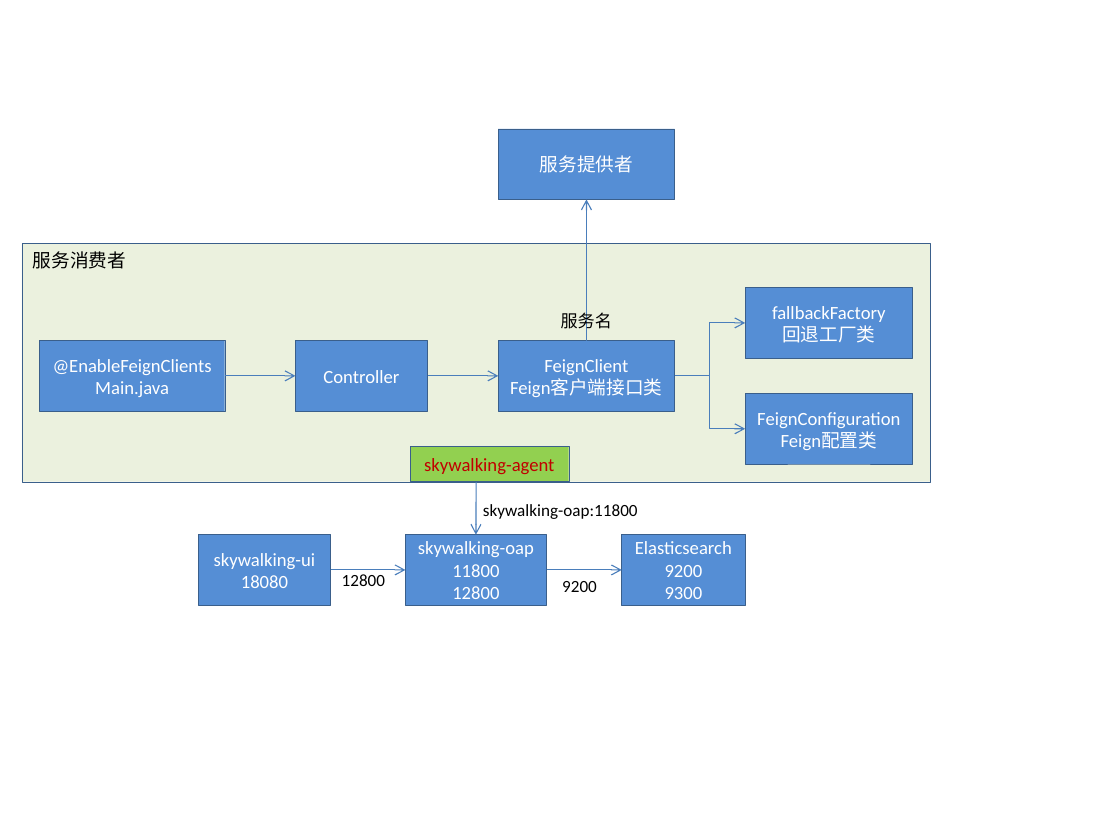
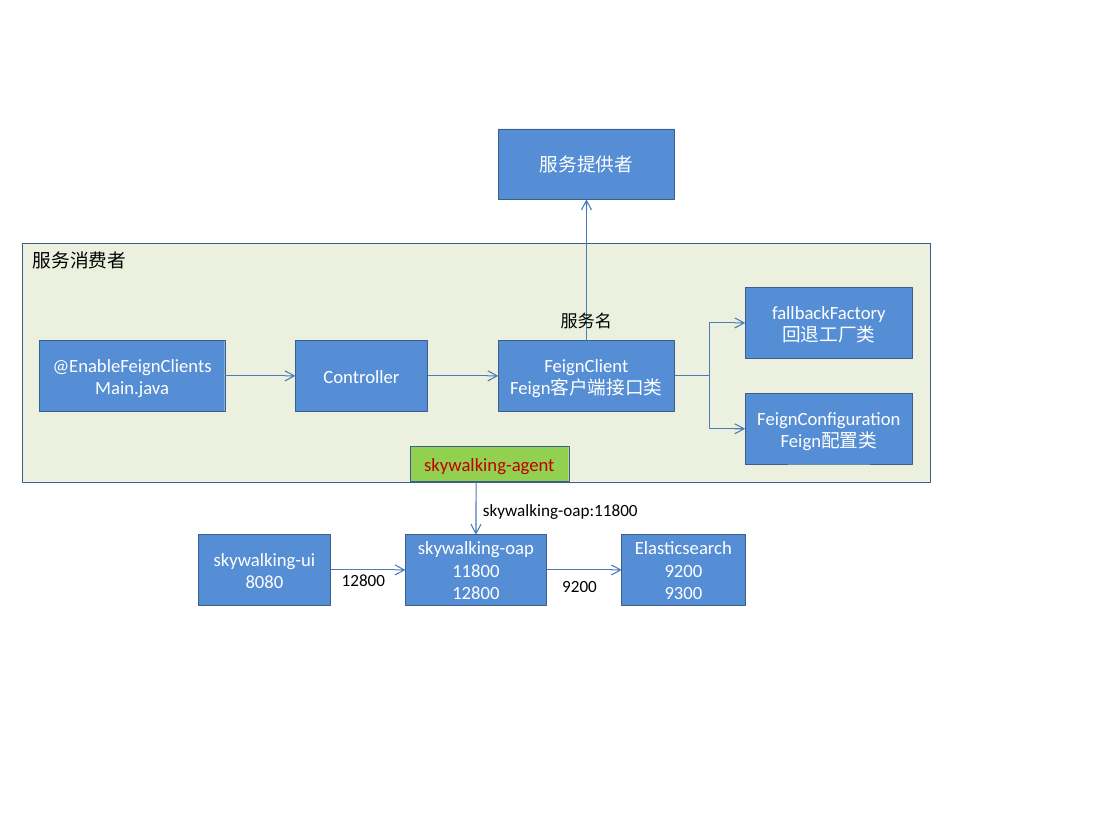
Before and after one commit to chenjumin/seasy-cloud, a slide deck: slide 1 of doc/设计原图.pptx. Drawn at 1120x840 pixels with LibreOffice and Linux fonts; fonts in the diff are those of the drawing. Boxes give left, top, right and bottom in pixels: in the first picture for what was removed or moved away, otherwise in the second. Text is boxed around its words. In the diff, an @@ line names an element or a change of style, - is before the commit and + after.

```diff
--- a/doc/设计原图.pptx
+++ b/doc/设计原图.pptx
@@ text in rectangle at bbox=[246, 575, 284, 588]: text changed @@
-18080
+8080
```
Also in this commit, not shown: 2 other files.
